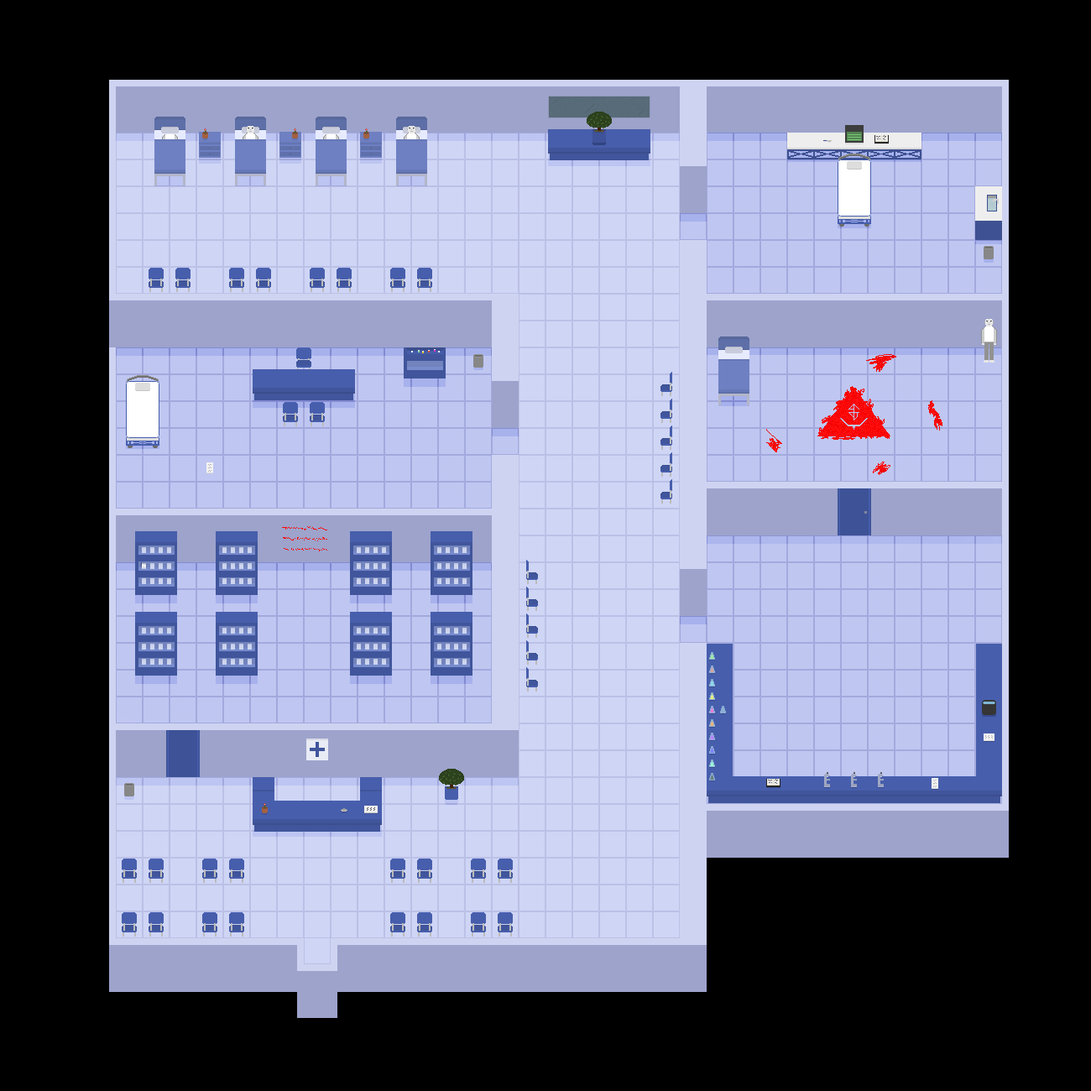
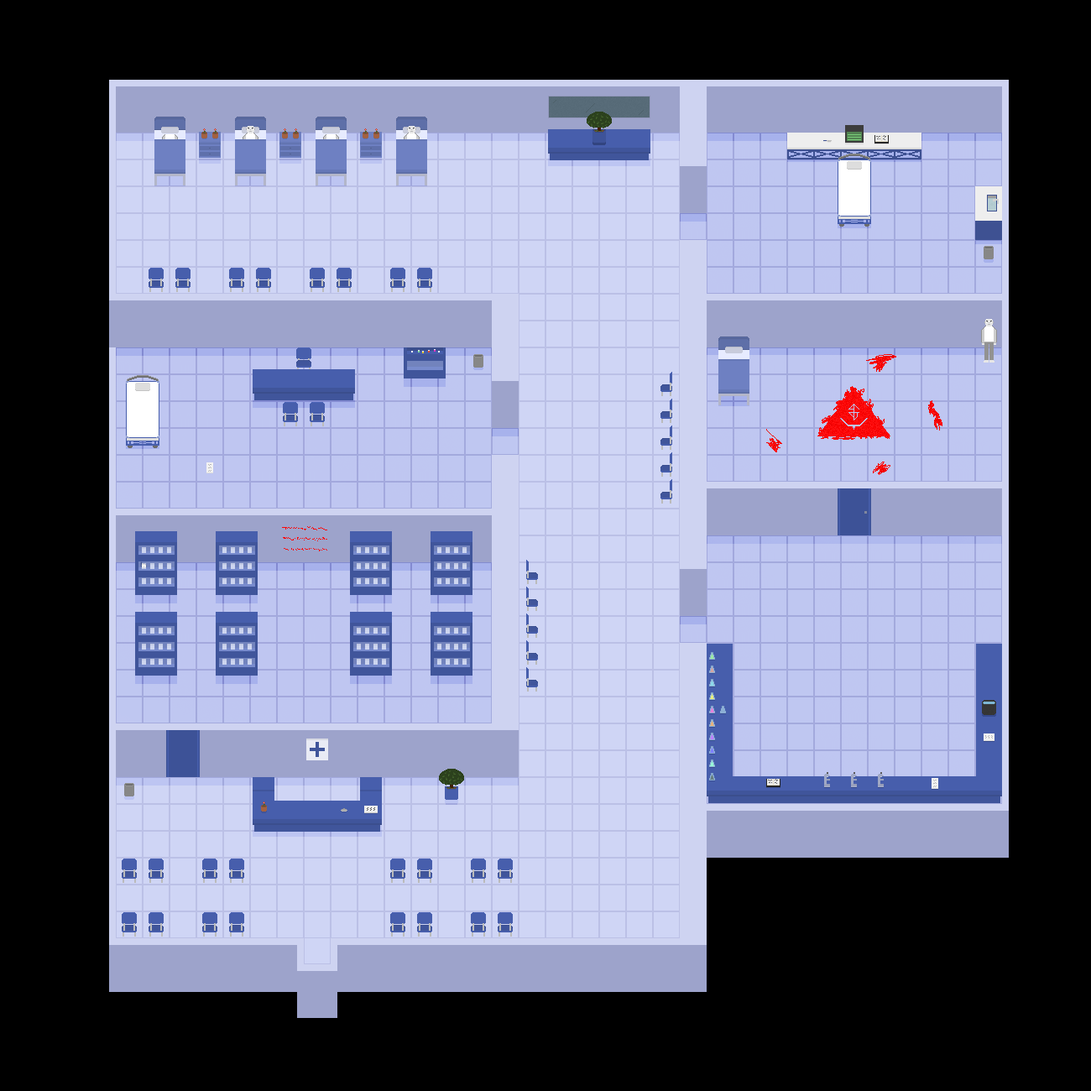
Layers edited between the first and the second 1091px x 1091px image:
removed group "Flower" (1st of 8, in "Main" › "Entrance" › "Table") (2 layers) from group "Table" over (261, 803, 268, 816)
moved "Flower" (1st of 7, in "Main" › "Entrance" › "Table") into group "Table", painted on it over (261, 801, 268, 814)
removed layer "Shadow" (1st of 6, in "Main" › "Entrance" › "Table" › "Flower") (was 10%) from group "Flower" over (261, 812, 268, 816)
removed group "Flower" (3rd of 8, in "Main" › "Recovery Room" › "Dresser 1") (2 layers) from group "Dresser 1" over (202, 128, 209, 141)
moved "Flower" (2nd of 7, in "Main" › "Recovery Room" › "Dresser 1") into group "Dresser 1", painted on it over (202, 128, 219, 140)
removed layer "Shadow" (3rd of 6, in "Main" › "Recovery Room" › "Dresser 1" › "Flower") (was 10%) from group "Flower" over (202, 137, 209, 141)
moved "Flower" (3rd of 7, in "Main" › "Recovery Room" › "Dresser 1") into group "Dresser 1", painted on it over (201, 128, 299, 140)
removed layer "Shadow" (4th of 6, in "Main" › "Recovery Room" › "Dresser 2" › "Flower") (was 10%) from group "Flower" over (292, 137, 299, 141)
removed group "Flower" (5th of 8, in "Main" › "Recovery Room" › "Dresser 2") (2 layers) from group "Dresser 2" over (292, 128, 299, 141)
moved "Flower" (4th of 7, in "Main" › "Recovery Room" › "Dresser 2") into group "Dresser 2", painted on it over (293, 128, 370, 140)
added layer "Flower" (5th of 7, in "Main" › "Recovery Room" › "Dresser 2") in group "Dresser 2" over (282, 128, 288, 140)
removed group "Flower" (7th of 8, in "Main" › "Recovery Room" › "Dresser 3") (2 layers) from group "Dresser 3" over (363, 128, 370, 141)
added layer "Flower" (6th of 7, in "Main" › "Recovery Room" › "Dresser 3") in group "Dresser 3" over (373, 128, 380, 140)
added layer "Flower" (7th of 7, in "Main" › "Recovery Room" › "Dresser 3") in group "Dresser 3" over (362, 128, 369, 140)
…and 2 more changes (1 painted, 1 removed)
